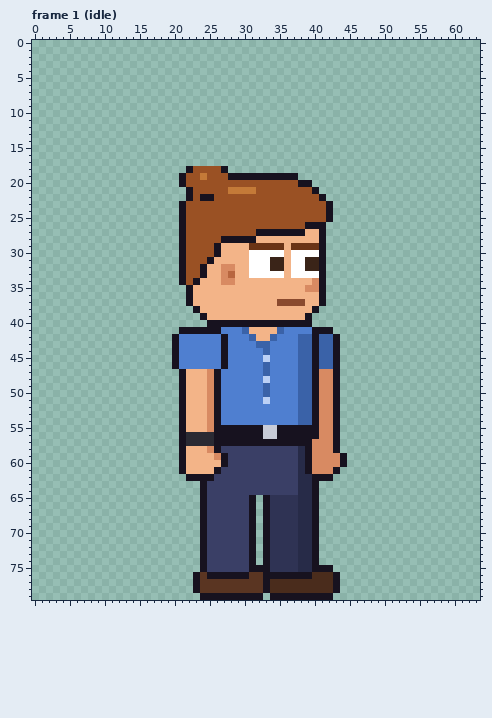
A pixel-art file gets an edit: sprites/custom/custom_intern_bun_right_anim.aseprite. Above: the version before the commit.
64x80 pixels, 129 frames. Colours within 5 levels of each other are drawn and written as one. Shown: frame 1 (idle). The commit also changed other frames, which this record leaves out.
After:
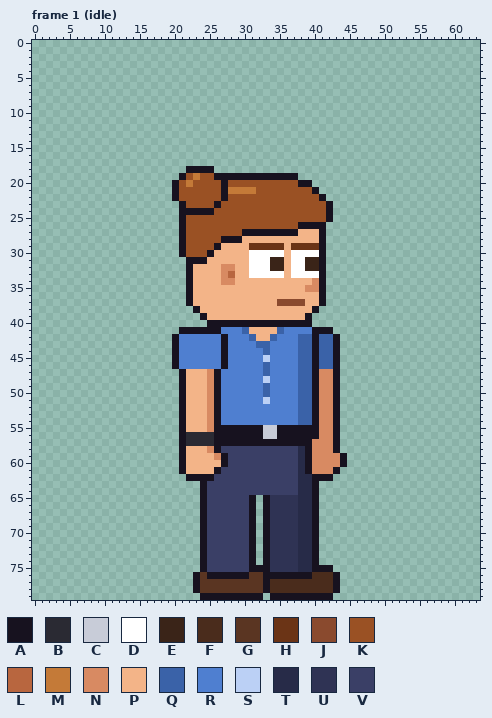
Palette (. is transparent): A #17121f  B #2a2a33  C #c8ccd8  D #ffffff  E #3a2418  F #4a2c1c  G #5a3522  H #6b3416  J #8a4a2e  K #9a5124  L #b8663f  M #c47a38  N #d88a62  P #f3b488  Q #3a62a8  R #4f7fd0  S #bbd0f5  T #272b48  U #2f3354  V #3a3f66
From old to new:
{"where": "frame 1 (idle), layer \"Hair\""}
{"frame":1,"y":18,"x":23,"old":"KKKKA","new":"AAA.."}
{"frame":1,"y":19,"x":23,"old":"KM","new":"MK"}
{"frame":1,"y":19,"x":26,"old":"KK","new":"AA"}
{"frame":1,"y":20,"x":20,"old":".AK","new":"AKM"}
{"frame":1,"y":20,"x":27,"old":"K","new":"A"}
{"frame":1,"y":21,"x":20,"old":"..A","new":"AKK"}
{"frame":1,"y":21,"x":27,"old":"K","new":"A"}
{"frame":1,"y":22,"x":20,"old":"..A","new":"AKK"}
{"frame":1,"y":22,"x":24,"old":"AA","new":"KK"}
{"frame":1,"y":22,"x":27,"old":"K","new":"A"}
{"frame":1,"y":23,"x":26,"old":"K","new":"A"}
{"frame":1,"y":24,"x":22,"old":"KKKK","new":"AAAA"}
{"frame":1,"y":26,"x":38,"old":"K","new":"A"}
{"frame":1,"y":27,"x":30,"old":"KK","new":"AA"}
{"frame":1,"y":27,"x":38,"old":"A","new":"P"}
{"frame":1,"y":28,"x":30,"old":"AA","new":"PP"}
{"frame":1,"y":30,"x":25,"old":"KA","new":"AP"}
{"frame":1,"y":31,"x":21,"old":"AKKKA","new":".AAAP"}
{"frame":1,"y":32,"x":21,"old":"AKKA","new":".APP"}
{"frame":1,"y":33,"x":21,"old":"AKKA","new":".APP"}
{"frame":1,"y":34,"x":21,"old":"AKA","new":".AP"}
{"label":"changed","picture_box":[172,166,228,215]}
{"label":"changed","picture_box":[298,222,305,236]}
{"label":"changed","picture_box":[242,229,256,243]}
{"label":"changed","picture_box":[179,250,221,285]}
